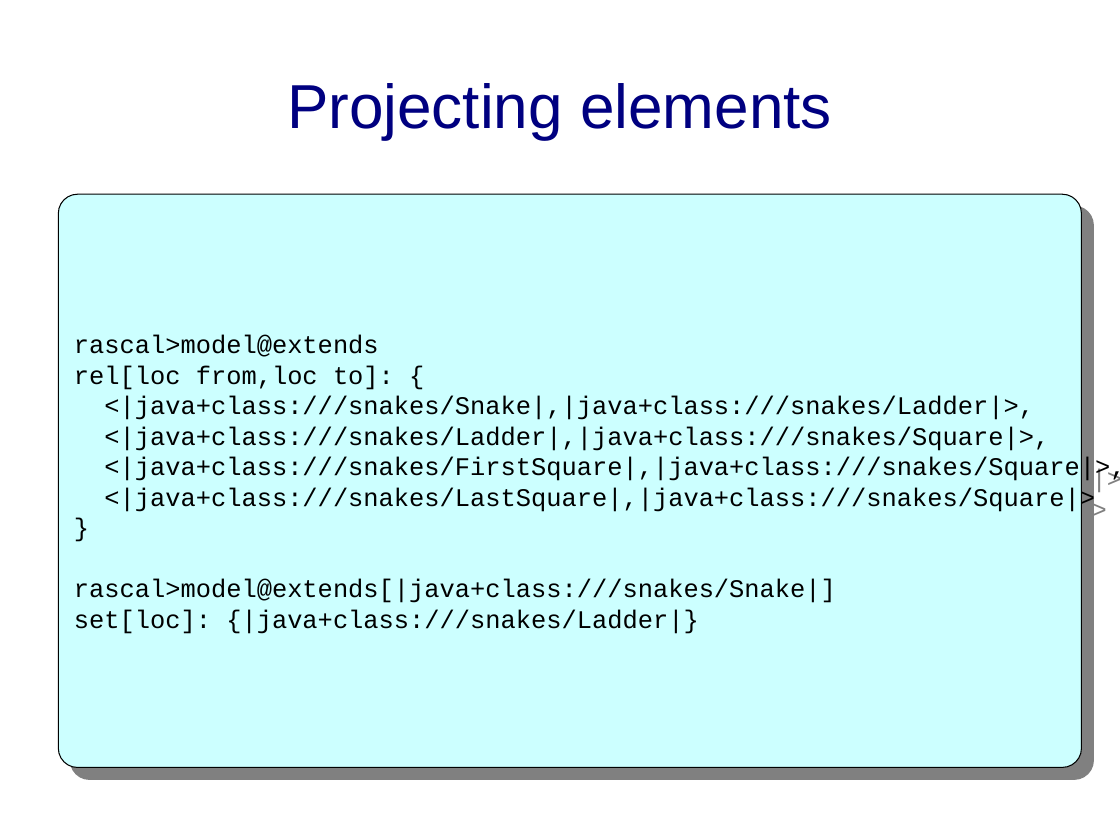
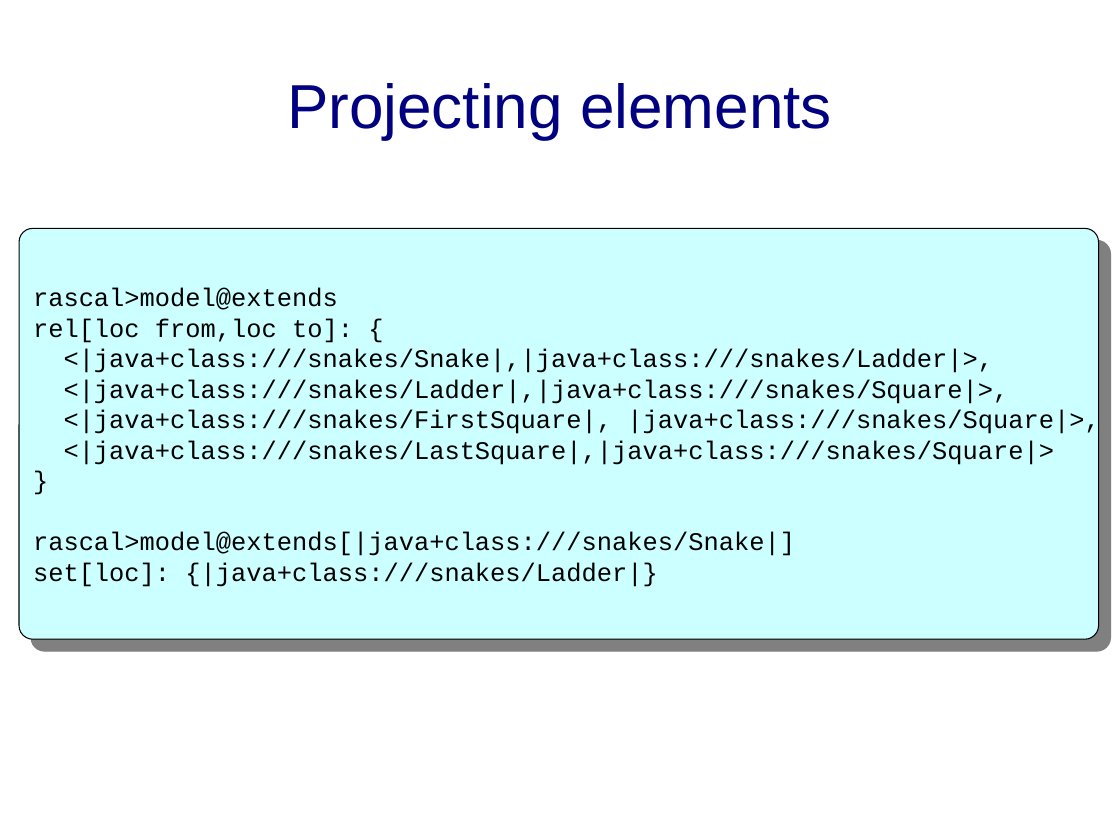
Before and after one commit to cwi-swat/rascal-course-pldi-2015, a slide deck: slide 11 of presentations/M3-overview.odp. Drawn at 1120x840 pixels with LibreOffice and Linux fonts; fonts in the diff are those of the drawing. Boxes give left, top, right and bottom in pixels: in the first picture for what was removed or moved away, otherwise in the second. Text is boxed around its words. In the diff, an @@ line names an element or a change of style, - is before the commit and + after.

```diff
--- a/presentations/M3-overview.odp
+++ b/presentations/M3-overview.odp
@@ rounded rectangle "rascal>model@extends": place and size @@
-rounded rectangle "rascal>model@extends" at (58, 194, 1081, 767)
+rounded rectangle "rascal>model@extends" at (19, 229, 1100, 639)
@@ text in rounded rectangle at (64, 391, 1111, 449): spaces changed @@
-<|java+class:///snakes/FirstSquare|,|java+class:///snakes/Square|>,
+<|java+class:///snakes/FirstSquare|, |java+class:///snakes/Square|>,
```
Also in this commit, not shown: 7 other slides changed, 3 slides added, 1 slide removed.
